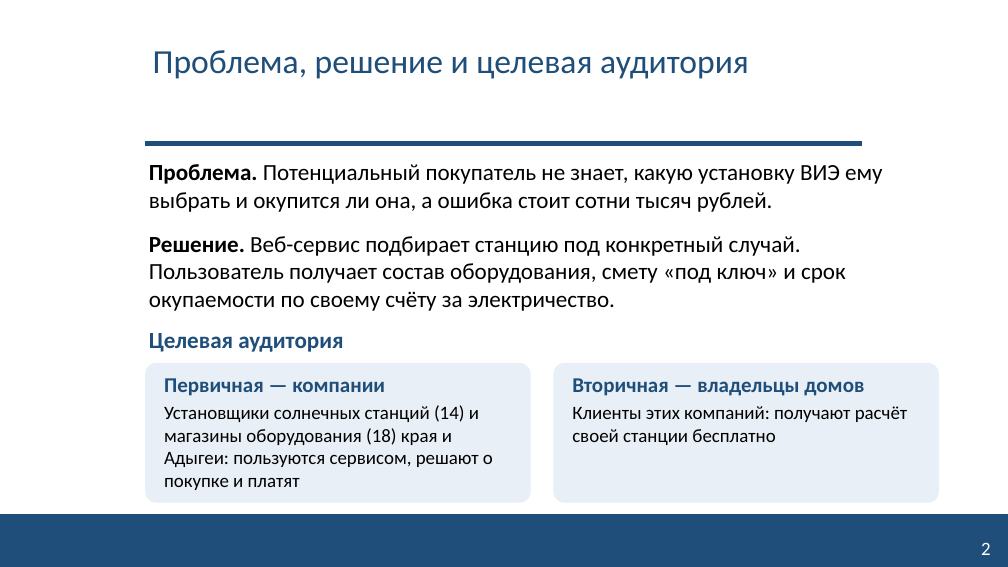
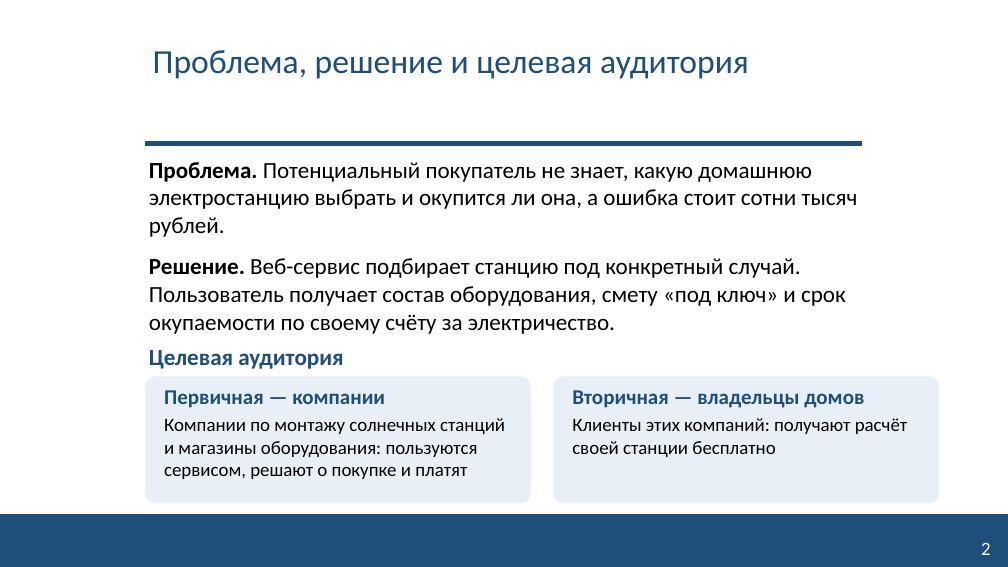
Before and after one commit to NeK0ban/SunCount, a slide deck: slide 2 of reports/ip_truba/SunCount_IS_truba.pptx. Drawn at 1008x567 pixels with LibreOffice and Linux fonts; fonts in the diff are those of the drawing; background and template pictures are left out. Boxes give left, top, right and bottom in pixels: in the first picture for what was removed or moved away, otherwise in the second. Text is boxed around its words. In the diff, an @@ line names an element or a change of style, - is before the commit and + after.

```diff
--- a/reports/ip_truba/SunCount_IS_truba.pptx
+++ b/reports/ip_truba/SunCount_IS_truba.pptx
@@ text at [149,162,858,237]: text changed @@
-Проблема. Потенциальный покупатель не знает, какую установку ВИЭ ему выбрать и окупится ли она, а ошибка стоит сотни тысяч рублей.
+Проблема. Потенциальный покупатель не знает, какую домашнюю электростанцию выбрать и окупится ли она, а ошибка стоит сотни тысяч рублей.
@@ text "Решение. Веб-сервис подбирает станцию под ...": place and size @@
-text "Решение. Веб-сервис подбирает станцию под ..." at [149,236,846,311]
+text "Решение. Веб-сервис подбирает станцию под ..." at [149,258,846,334]
@@ text "Целевая аудитория": place and size @@
-text "Целевая аудитория" at [149,333,343,352]
+text "Целевая аудитория" at [149,350,343,369]
@@ rounded rectangle: place and size @@
-rounded rectangle at [145,363,531,503]
+rounded rectangle at [145,377,531,504]
@@ text "Первичная — компании": place and size @@
-text "Первичная — компании" at [164,378,493,490]
+text "Первичная — компании" at [164,390,505,479]
@@ rounded rectangle: place and size @@
-rounded rectangle at [554,363,939,503]
+rounded rectangle at [554,377,939,504]
@@ text "Вторичная — владельцы домов": place and size @@
-text "Вторичная — владельцы домов" at [572,378,907,445]
+text "Вторичная — владельцы домов" at [572,390,907,457]
@@ text at [164,418,505,479]: text changed @@
-Установщики солнечных станций (14) и магазины оборудования (18) края и Адыгеи: пользуются сервисом, решают о покупке и платят
+Компании по монтажу солнечных станций и магазины оборудования: пользуются сервисом, решают о покупке и платят
```
Also in this commit, not shown: 3 other slides changed, 6 other files.
